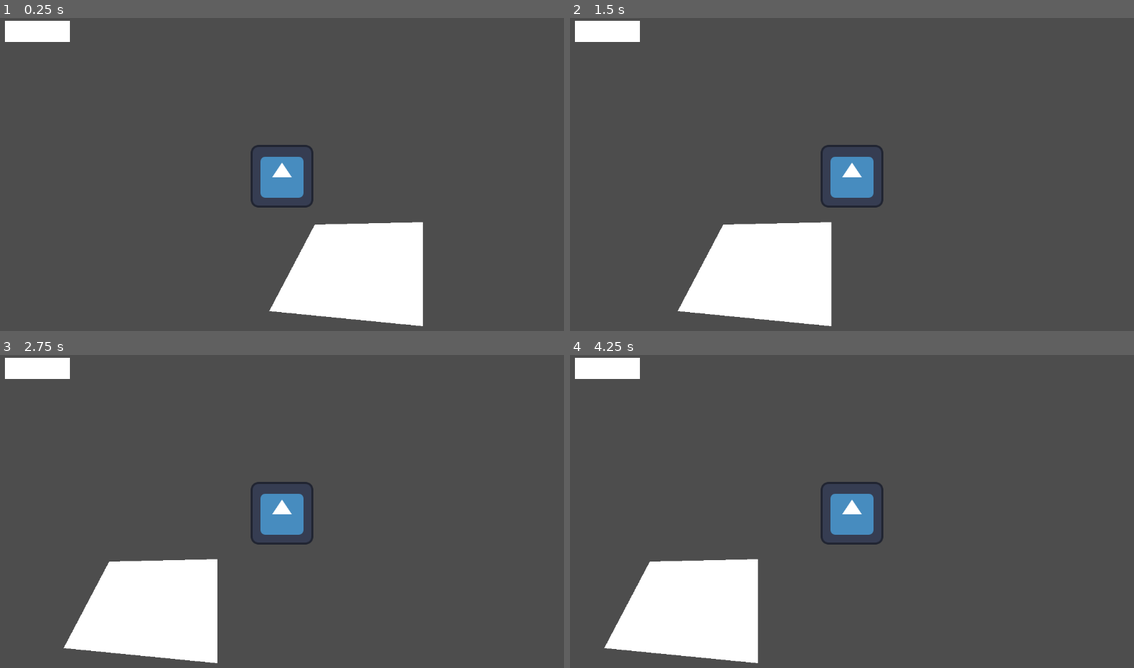
Above: before the commit, frames 1-4 (two rows, left to right).
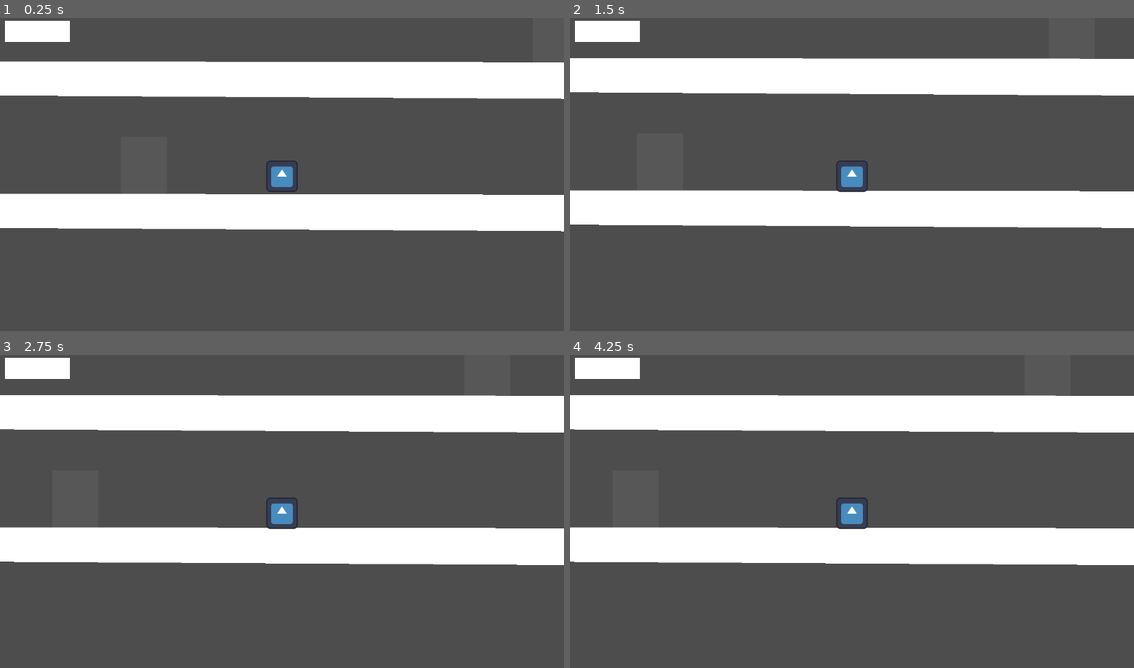
Above: after the commit, the same moments.

Repository: sppmacd/everything-has-to-end
Game: Godot game, scene res://main.tscn
Two runs of this game, one before a commit and one after it. Both use one fixed random seed, a clock stepped at 60 frames per second and the inputs below. The engine's default icon, where the game draws it, is replaced by a stand-in: a white triangle on a blue panel in a dark square.
Inputs:
- Up to frame 1 (0.25 s): no input
- Up to frame 2 (1.5 s): tap Enter at 0.5 s; hold D 0.53-1.28 s; tap E at 0.6, 1.35 s; hold A from 1.28 s (still down)
- Up to frame 3 (2.75 s): release A at 2.03 s; hold D from 2.03 s (still down); tap E at 2.1 s
- Up to frame 4 (4.25 s): tap E at 2.85, 3.6 s; release D at 3.53 s; hold A from 3.53 s (still down)

The runs differ from the first frame. In frame 1, 30% of the frame differs, in the area x 0-100%, y 13-99%; in frame 2, 31%; in frame 3, 31%; in frame 4, 31%, in the area x 0-100%, y 12-99%.

Commit message:
Level 2 initial version

Diff:
--- a/entities/player.gd
+++ b/entities/player.gd
@@ -1,7 +1,37 @@
-extends Node2D
+class_name Player
+extends CharacterBody2D
+
+const WALKING_SPEED: float = 200
+
+@onready var use_area: Area2D = $UseArea
+@onready var label_press_e_to_use = $PressEToUse
+var can_use_objects: bool = true
 
 func _physics_process(delta: float) -> void:
     if Input.is_key_pressed(KEY_A):
-        position.x -= 10
+        position.x -= WALKING_SPEED * delta
     if Input.is_key_pressed(KEY_D):
-        position.x += 10
+        position.x += WALKING_SPEED * delta
+    velocity.y += 981 * delta
+    move_and_slide()
+
+
+func _find_usable_objects() -> Array[Node2D]:
+    var area = use_area.get_overlapping_bodies()
+    return area
+
+
+func _process(delta: float) -> void:
+    label_press_e_to_use.visible = len(_find_usable_objects()) > 0
+
+
+func _unhandled_key_input(event: InputEvent) -> void:
+    if event is InputEventKey:
+        if event.keycode == KEY_E and can_use_objects:
+            var uo = _find_usable_objects()
+            if len(uo) > 0:
+                uo[0]._action_use(self)
+                can_use_objects = false
+
+                var timer = get_tree().create_timer(0.1)
+                timer.timeout.connect(func(): self.can_use_objects = true)
--- a/entities/player.tscn
+++ b/entities/player.tscn
@@ -1,10 +1,38 @@
-[gd_scene load_steps=3 format=3 uid="uid://b0myivfh6cthu"]
+[gd_scene load_steps=5 format=3 uid="uid://b0myivfh6cthu"]
 
 [ext_resource type="Script" uid="uid://b2jbntfickj5g" path="res://entities/player.gd" id="1_b0kkn"]
 [ext_resource type="Texture2D" uid="uid://6eykslatvhl2" path="res://icon.svg" id="1_merdl"]
 
-[node name="Player" type="Node2D"]
+[sub_resource type="RectangleShape2D" id="RectangleShape2D_b0kkn"]
+size = Vector2(64, 64)
+
+[sub_resource type="RectangleShape2D" id="RectangleShape2D_e4p34"]
+size = Vector2(72, 72)
+
+[node name="Player" type="CharacterBody2D"]
+z_index = 4096
 script = ExtResource("1_b0kkn")
 
 [node name="Sprite2D" type="Sprite2D" parent="."]
+scale = Vector2(0.5, 0.5)
 texture = ExtResource("1_merdl")
+
+[node name="CollisionShape2D" type="CollisionShape2D" parent="."]
+shape = SubResource("RectangleShape2D_b0kkn")
+
+[node name="UseArea" type="Area2D" parent="."]
+collision_layer = 0
+collision_mask = 2
+
+[node name="CollisionShape2D" type="CollisionShape2D" parent="UseArea"]
+position = Vector2(-1, -4)
+shape = SubResource("RectangleShape2D_e4p34")
+
+[node name="PressEToUse" type="Label" parent="."]
+offset_left = -54.0
+offset_top = -65.0
+offset_right = 53.0
+offset_bottom = -42.0
+text = "Press E to use"
+horizontal_alignment = 1
+vertical_alignment = 1
--- /dev/null
+++ b/entities/stairs.gd
@@ -0,0 +1,7 @@
+extends Node2D
+
+func target() -> Node2D:
+    return get_node("Target")
+
+func _action_use(player: Player):
+    player.position = target().global_position
--- /dev/null
+++ b/entities/stairs.tscn
@@ -0,0 +1,19 @@
+[gd_scene load_steps=3 format=3 uid="uid://4rhntp45r3y4"]
+
+[ext_resource type="Script" uid="uid://bxvbt6vjrmw6m" path="res://entities/stairs.gd" id="1_va38u"]
+
+[sub_resource type="RectangleShape2D" id="RectangleShape2D_va38u"]
+size = Vector2(94, 119)
+
+[node name="Stairs" type="StaticBody2D"]
+collision_layer = 2
+script = ExtResource("1_va38u")
+
+[node name="Polygon2D" type="Polygon2D" parent="."]
+position = Vector2(0, -2)
+color = Color(0.34117648, 0.34117648, 0.34117648, 1)
+polygon = PackedVector2Array(-47, 2, -47, -117, 47, -117, 47, 2)
+
+[node name="CollisionShape2D" type="CollisionShape2D" parent="."]
+position = Vector2(0, -59.5)
+shape = SubResource("RectangleShape2D_va38u")
--- a/levels/level1.tscn
+++ /dev/null
@@ -1,13 +0,0 @@
-[gd_scene load_steps=2 format=3 uid="uid://d3vm4dg0841ls"]
-
-[ext_resource type="PackedScene" uid="uid://b0myivfh6cthu" path="res://entities/player.tscn" id="1_sjb42"]
-
-[node name="Level1" type="Node2D"]
-
-[node name="Player" parent="." instance=ExtResource("1_sjb42")]
-
-[node name="Camera2D" type="Camera2D" parent="Player"]
-
-[node name="Polygon2D" type="Polygon2D" parent="."]
-position = Vector2(-109, -28)
-polygon = PackedVector2Array(176, 127, 83, 304, 397, 335, 397, 122)
--- /dev/null
+++ b/levels/level2.tscn
@@ -0,0 +1,85 @@
+[gd_scene load_steps=4 format=3 uid="uid://d3vm4dg0841ls"]
+
+[ext_resource type="PackedScene" uid="uid://b0myivfh6cthu" path="res://entities/player.tscn" id="1_sjb42"]
+[ext_resource type="PackedScene" uid="uid://4rhntp45r3y4" path="res://entities/stairs.tscn" id="2_p1d34"]
+
+[sub_resource type="RectangleShape2D" id="RectangleShape2D_p1d34"]
+size = Vector2(1707.5, 75)
+
+[node name="Level2" type="Node2D"]
+
+[node name="Player" parent="." instance=ExtResource("1_sjb42")]
+position = Vector2(-5, 49)
+
+[node name="Camera2D" type="Camera2D" parent="Player"]
+
+[node name="Floor0" type="Node2D" parent="."]
+
+[node name="Stairs_up" parent="Floor0" instance=ExtResource("2_p1d34")]
+position = Vector2(-287, 120)
+
+[node name="Target" type="Marker2D" parent="Floor0/Stairs_up"]
+position = Vector2(-2, -316)
+
+[node name="StaticBody2D" type="StaticBody2D" parent="Floor0"]
+
+[node name="CollisionShape2D" type="CollisionShape2D" parent="Floor0/StaticBody2D"]
+position = Vector2(15.25, 158.5)
+shape = SubResource("RectangleShape2D_p1d34")
+
+[node name="Polygon2D" type="Polygon2D" parent="Floor0/StaticBody2D"]
+polygon = PackedVector2Array(-840, 117, 859, 120, 873, 196, -839, 186)
+
+[node name="Floor1" type="Node2D" parent="."]
+position = Vector2(0, -271)
+
+[node name="Stairs_up" parent="Floor1" instance=ExtResource("2_p1d34")]
+position = Vector2(554, 120)
+
+[node name="Target" type="Marker2D" parent="Floor1/Stairs_up"]
+position = Vector2(-2, -316)
+
+[node name="StaticBody2D" type="StaticBody2D" parent="Floor1"]
+
+[node name="CollisionShape2D" type="CollisionShape2D" parent="Floor1/StaticBody2D"]
+position = Vector2(15.25, 158.5)
+shape = SubResource("RectangleShape2D_p1d34")
+
+[node name="Polygon2D" type="Polygon2D" parent="Floor1/StaticBody2D"]
+polygon = PackedVector2Array(-840, 117, 859, 120, 873, 196, -839, 186)
+
+[node name="Floor2" type="Node2D" parent="."]
+position = Vector2(0, -533)
+
+[node name="Stairs_up" parent="Floor2" instance=ExtResource("2_p1d34")]
+position = Vector2(-287, 120)
+
+[node name="Target" type="Marker2D" parent="Floor2/Stairs_up"]
+position = Vector2(-2, -316)
+
+[node name="StaticBody2D" type="StaticBody2D" parent="Floor2"]
+
+[node name="CollisionShape2D" type="CollisionShape2D" parent="Floor2/StaticBody2D"]
+position = Vector2(15.25, 158.5)
+shape = SubResource("RectangleShape2D_p1d34")
+
+[node name="Polygon2D" type="Polygon2D" parent="Floor2/StaticBody2D"]
+polygon = PackedVector2Array(-840, 117, 859, 120, 873, 196, -839, 186)
+
+[node name="Floor3" type="Node2D" parent="."]
+position = Vector2(0, -780)
+
+[node name="Stairs_up" parent="Floor3" instance=ExtResource("2_p1d34")]
+position = Vector2(526, 120)
+
+[node name="Target" type="Marker2D" parent="Floor3/Stairs_up"]
+position = Vector2(-2, -316)
+
+[node name="StaticBody2D" type="StaticBody2D" parent="Floor3"]
+
+[node name="CollisionShape2D" type="CollisionShape2D" parent="Floor3/StaticBody2D"]
+position = Vector2(15.25, 158.5)
+shape = SubResource("RectangleShape2D_p1d34")
+
+[node name="Polygon2D" type="Polygon2D" parent="Floor3/StaticBody2D"]
+polygon = PackedVector2Array(-840, 117, 859, 120, 873, 196, -839, 186)
--- a/main.tscn
+++ b/main.tscn
@@ -1,7 +1,7 @@
 [gd_scene load_steps=3 format=3 uid="uid://bi74g0hvqe425"]
 
 [ext_resource type="PackedScene" uid="uid://clcafl3xybofv" path="res://gui/hud.tscn" id="1_0xm2m"]
-[ext_resource type="PackedScene" uid="uid://d3vm4dg0841ls" path="res://levels/level1.tscn" id="2_h2yge"]
+[ext_resource type="PackedScene" uid="uid://d3vm4dg0841ls" path="res://levels/level2.tscn" id="2_h2yge"]
 
 [node name="Main" type="Node2D"]
 
@@ -9,4 +9,4 @@
 
 [node name="Hud" parent="CanvasLayer" instance=ExtResource("1_0xm2m")]
 
-[node name="Level1" parent="." instance=ExtResource("2_h2yge")]
+[node name="Level2" parent="." instance=ExtResource("2_h2yge")]
--- a/project.godot
+++ b/project.godot
@@ -15,6 +15,11 @@
 config/features=PackedStringArray("4.5", "GL Compatibility")
 config/icon="res://icon.svg"
 
+[layer_names]
+
+2d_physics/layer_1="Collision"
+2d_physics/layer_2="Use"
+
 [rendering]
 
 renderer/rendering_method="gl_compatibility"
Not shown, added: entities/stairs.gd.uid
